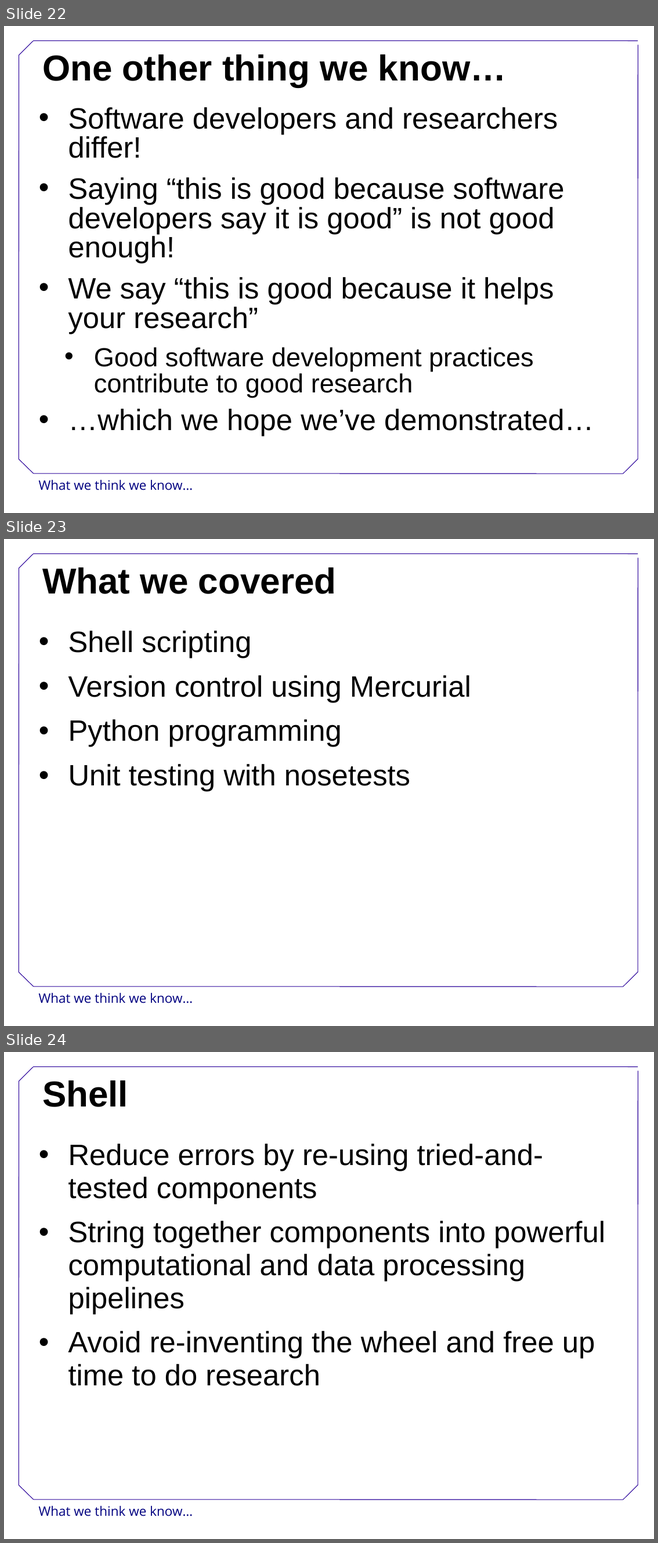
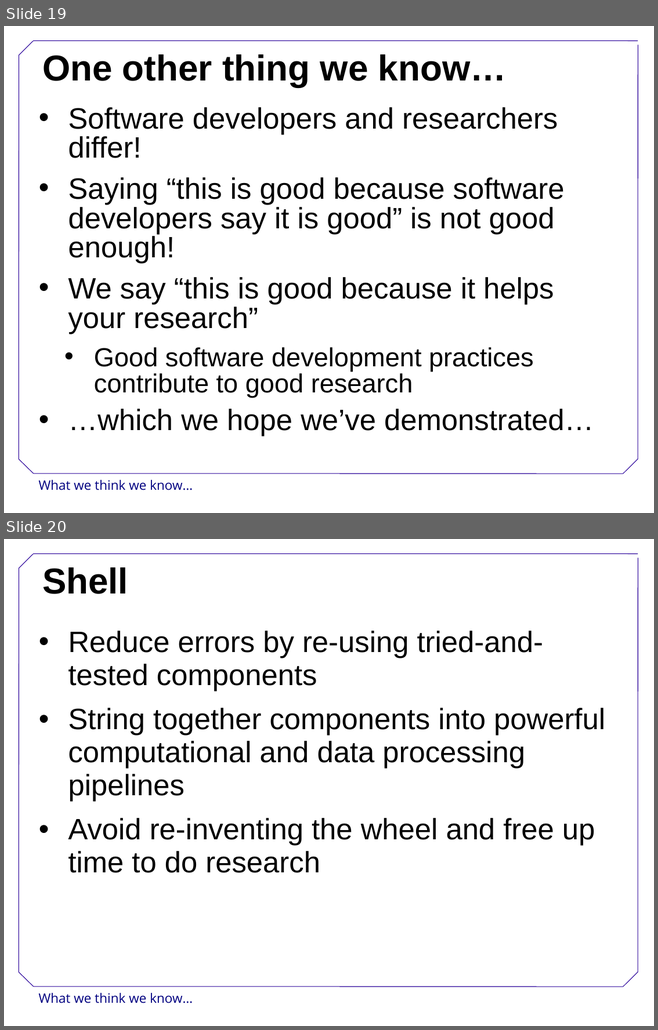
Before and after one commit to swcarpentry/DEPRECATED-boot-camps, a slide deck: WhatWeKnow.ppt. Shown one above the other, each under a label of ours: slides 22, 23 and 24 before the commit, slides 19 and 20 after it. The pictures are 658x1543 and 658x1030 pixels, drawn with LibreOffice and Linux fonts; fonts in the diff are those of the drawing; background and template pictures are left out. Boxes give left, top, right and bottom in pixels: in the first picture for what was removed or moved away, otherwise in the second. Text is boxed around its words. In the diff, an @@ line names an element or a change of style, - is before the commit and + after.

```diff
--- a/WhatWeKnow.ppt
+++ b/WhatWeKnow.ppt
@@ slide 23 removed at bbox=[4, 539, 654, 1026], background #FFFFFF; not listed: 9 template elements that a slide beside it also shows @@
@@ title removed at bbox=[42, 567, 336, 594] @@
-What we covered
@@ text removed at bbox=[68, 631, 471, 792] @@
-• Shell scripting
-• Version control using Mercurial
-• Python programming
-• Unit testing with nosetests
@@ what was slide 22 is now slide 19 @@
@@ what was slide 24 is now slide 20 @@
```
Also in this commit, not shown: 3 other slides removed, 4 other files.
